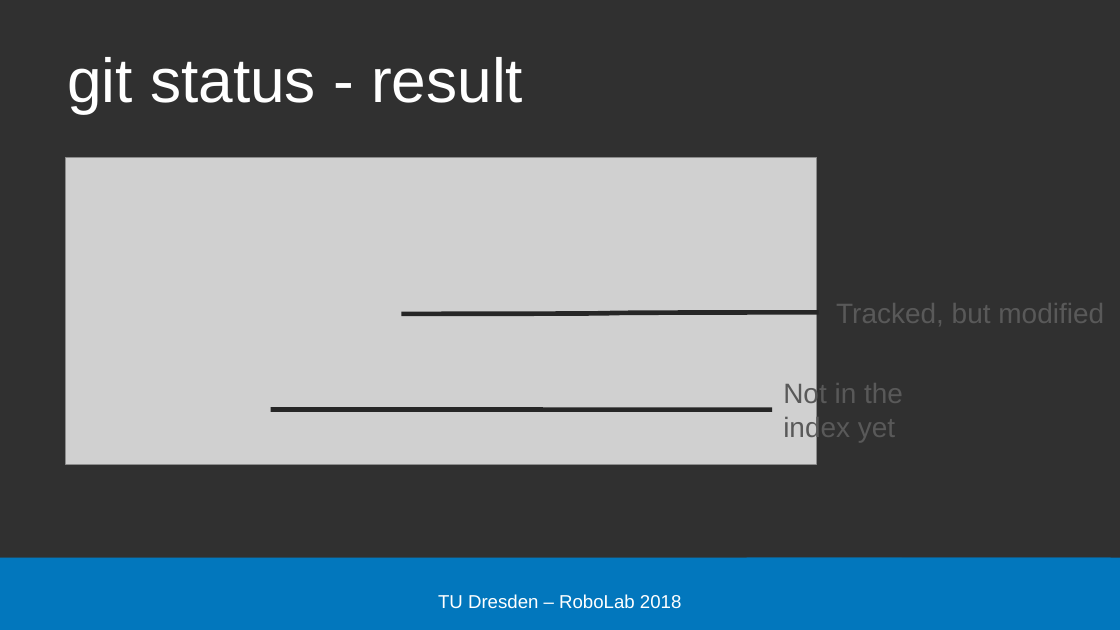
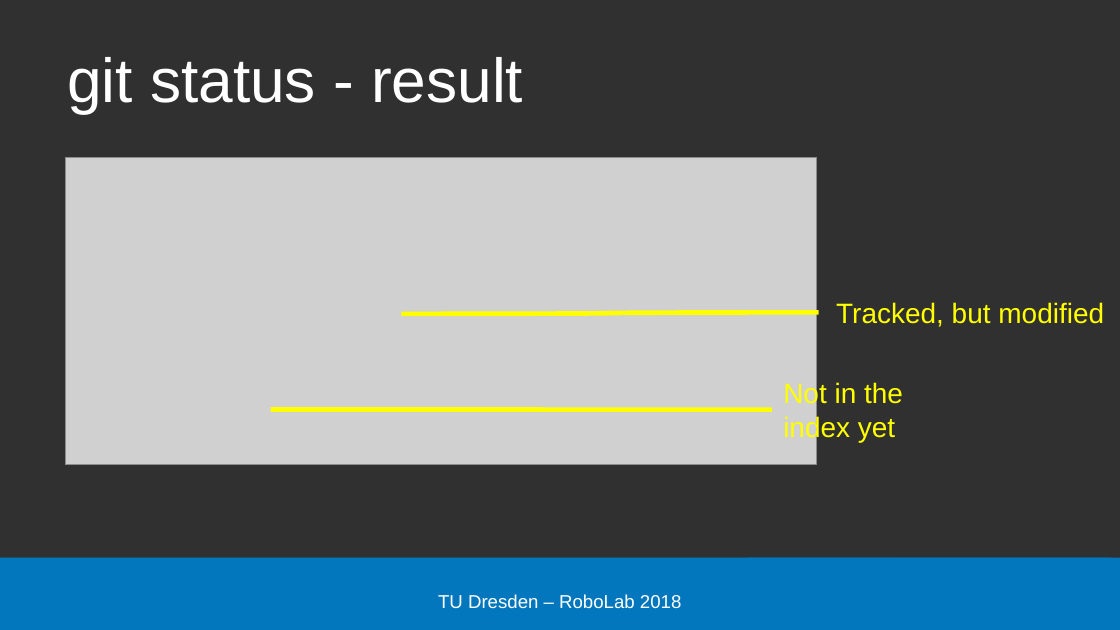
Before and after one commit to edisontrent1337/gitslides, a slide deck: slide 16 of Git-robolab-lab.pptx. Drawn at 1120x630 pixels with LibreOffice and Linux fonts; fonts in the diff are those of the drawing; grey boxes stand for pictures; background and template pictures are left out. Boxes give left, top, right and bottom in pixels: in the first picture for what was removed or moved away, otherwise in the second. Text is boxed around its words. In the diff, an @@ line names an element or a change of style, - is before the commit and + after.

```diff
--- a/Git-robolab-lab.pptx
+++ b/Git-robolab-lab.pptx
@@ text "Tracked, but modified" at [836,302,1104,327]: text colour #595959 to #FFFF00 @@
@@ curved line (401, 314) - (819, 312): stroke #262626 3 pt to #FFFF00 3 pt @@
@@ text "Not in the index yet" at [783,381,903,442]: text colour #595959 to #FFFF00 @@
@@ curved line (271, 410) - (773, 410): stroke #262626 3 pt to #FFFF00 3 pt @@
```
Also in this commit, not shown: 16 other slides changed, 1 other file.
